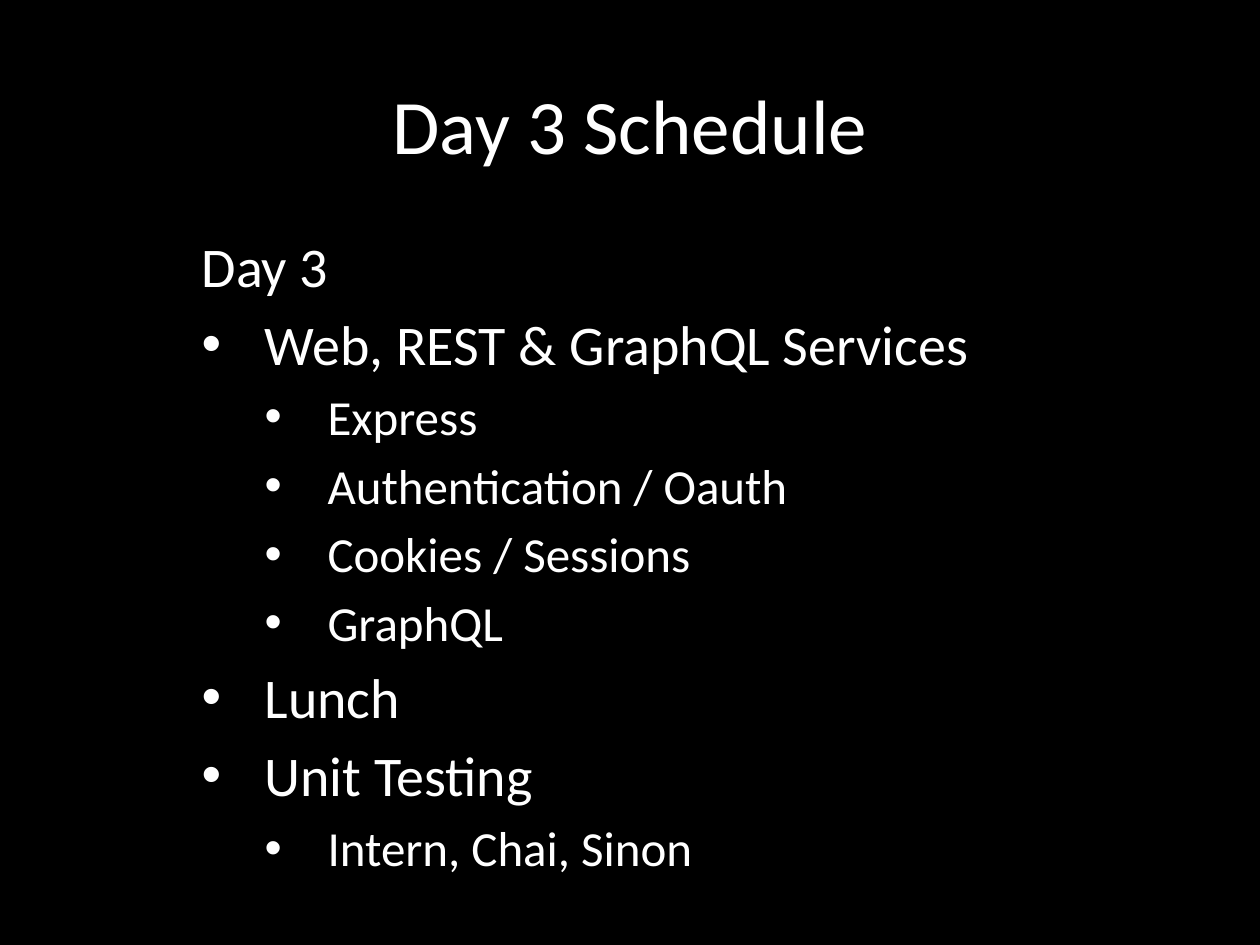
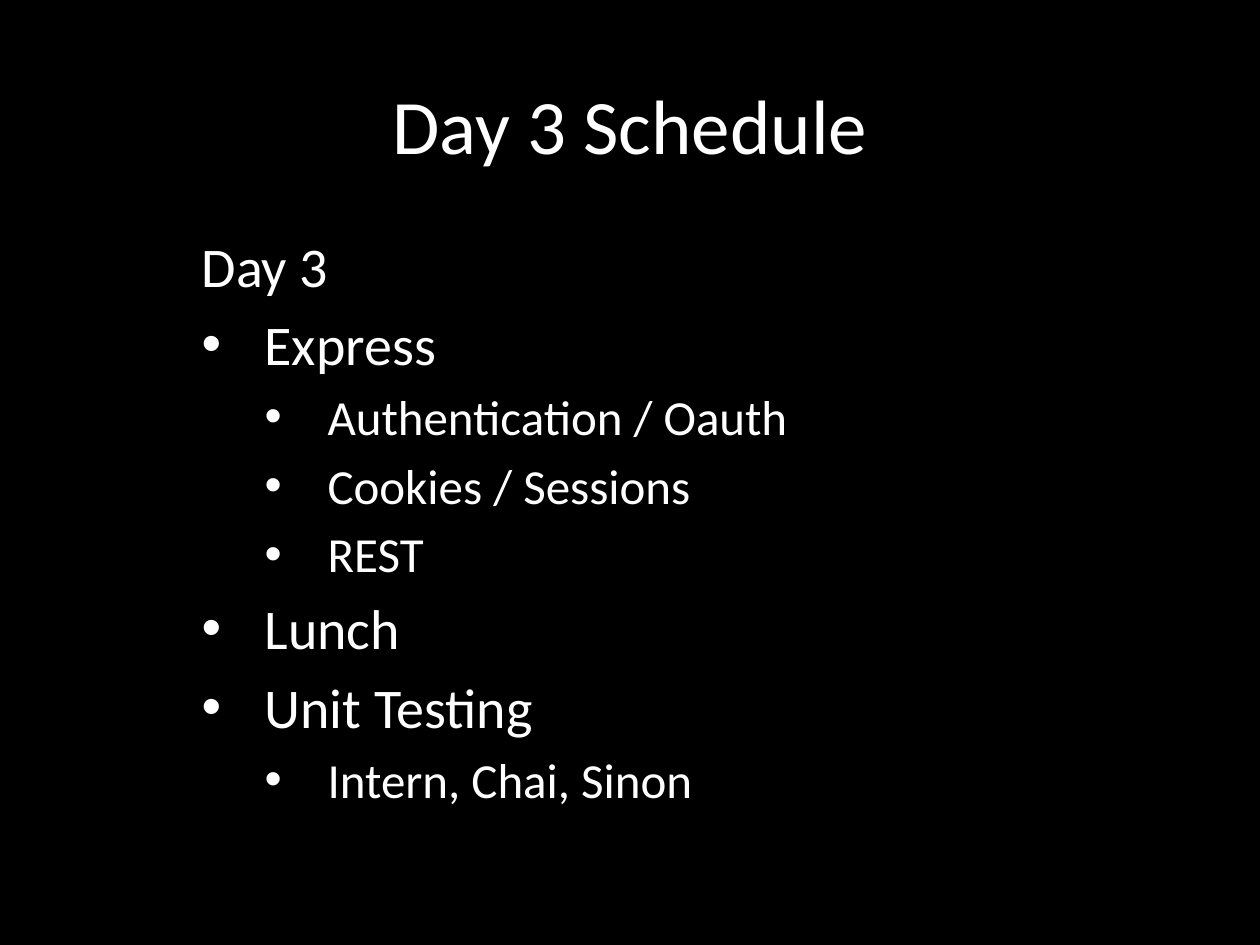
Before and after one commit to eliasjames/training-node, a slide deck: slide 2 of slides/Node Slides Day 3.pptx. Drawn at 1260x945 pixels with LibreOffice and Linux fonts; fonts in the diff are those of the drawing. Boxes give left, top, right and bottom in pixels: in the first picture for what was removed or moved away, otherwise in the second. Text is boxed around its words. In the diff, an @@ line names an element or a change of style, - is before the commit and + after.

```diff
--- a/slides/Node Slides Day 3.pptx
+++ b/slides/Node Slides Day 3.pptx
@@ subtitle at <box>265,326,968,374</box>: paragraph removed @@
-• Web, REST & GraphQL Services
@@ subtitle at <box>265,329,436,374</box>: size 28 to 32 pt in "Express"; list level 2 to 1 in "Express" @@
@@ subtitle at <box>328,540,424,573</box>: text changed @@
-  • GraphQL
+  • REST
```
Also in this commit, not shown: 2 other slides changed, 3 slides added, 3 slides removed.
